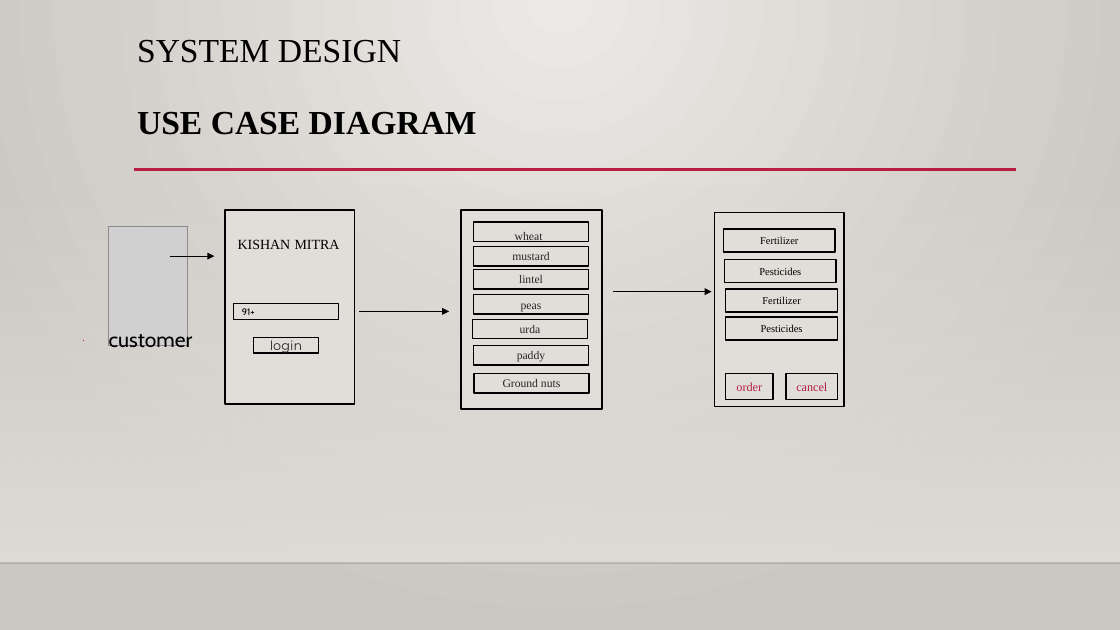
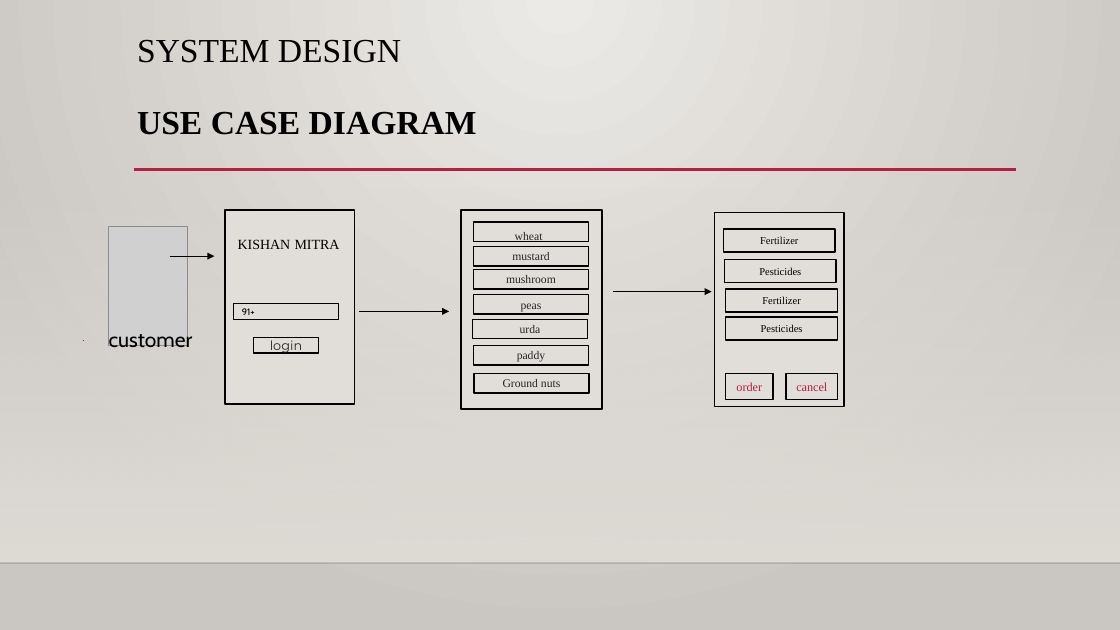
Before and after one commit to dhanrajyadav2000dj/new-, a slide deck: slide 9 of kishan.pptx. Drawn at 1120x630 pixels with LibreOffice and Linux fonts; fonts in the diff are those of the drawing; grey boxes stand for pictures; background and template pictures are left out. Boxes give left, top, right and bottom in pixels: in the first picture for what was removed or moved away, otherwise in the second. Text is boxed around its words. In the diff, an @@ line names an element or a change of style, - is before the commit and + after.

```diff
--- a/kishan.pptx
+++ b/kishan.pptx
@@ text in rectangle at <box>506,275,556,283</box>: text changed @@
-lintel
+mushroom
```
Also in this commit, not shown: 8 other slides changed, 6 other files.
